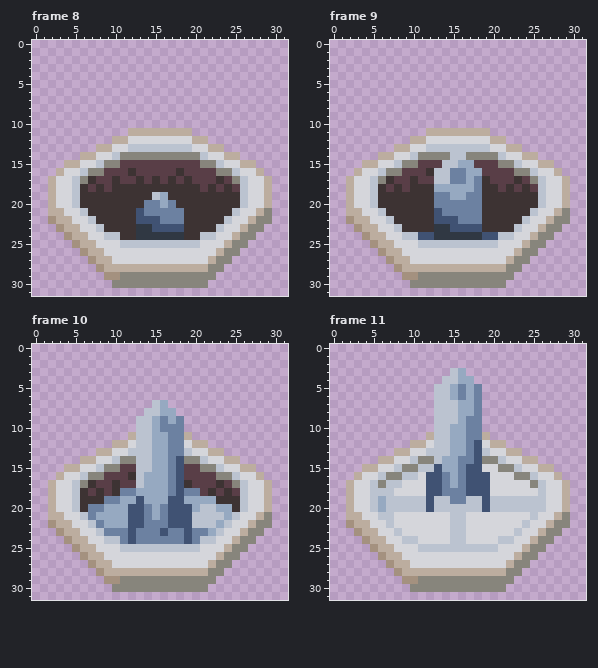
Two versions of one pixel-art file, character/spawners/bot_03_spawner.aseprite. This is how it looked before the edit.
32x32 pixels, 17 frames. Shown: frame 8, frame 9, frame 10, frame 11. The commit also changed other frames, which this record leaves out.
Now the later version:
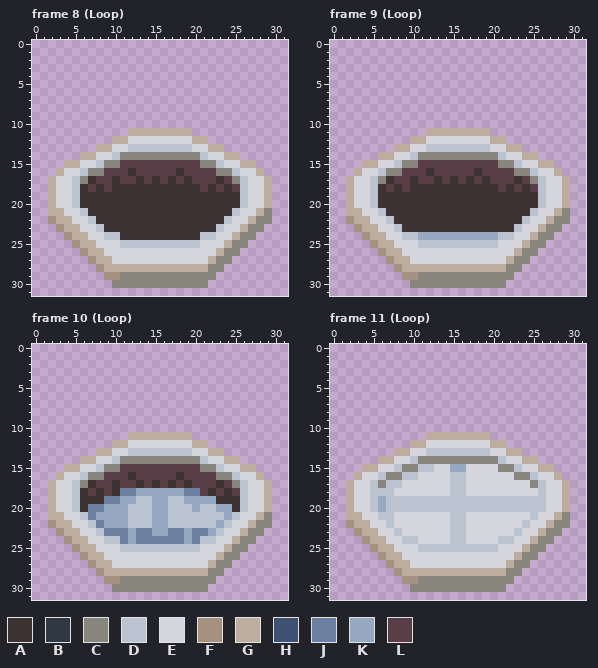
Palette (. is transparent): A #3d3333  B #303843  C #87857c  D #bbc3d0  E #d5d6db  F #a4917f  G #bcad9f  H #405273  J #6c81a1  K #96a9c1  L #593e47
The exact change:
layer "Layer 2" now hidden
Changed rows in their new state; - is an unchanged pixel.
Frame 8 (Loop):
first column x 13:
19 --AA--
20 -AAAA-
21 AAAAAA
22 AAAAAA
23 AAAAAA
24 AAAAAA
Frame 9 (Loop):
first column x 11:
14 ----CC----
15 ---LLLL---
16 --LLLLLA--
17 --ALALAL--
18 --AAAAAA--
19 --AAAAAA--
20 --AAAAAA--
21 --AAAAAA--
22 --AAAAAA--
23 --AAAAAA--
24 KKKKKKKKKK
Frame 10 (Loop):
first column x 12:
 7 ---..---
 8 --....--
 9 -......-
10 -......-
11 -GGGGGG-
12 -EEEEEE-
13 ---DDDD-
14 -CCCCCC-
15 -LLLLLL-
16 -LLLLLA-
17 -ALALAL-
18 -----KK-
19 -DD--DD-
20 DDD-KDDD
21 DDD-KDDD
22 DDDKKDDD
23 K--KK--K
24 K------K
Frame 11 (Loop):
first column x 12:
 3 ---..---
 4 --....--
 5 -......-
 6 -......-
 7 -......-
 8 -......-
 9 -......-
10 -......-
11 -GGGGGG-
12 -EEEEEE-
13 ---DDDD-
14 -CCCCCC-
15 -EE-KEE-
16 EEEDDEEE
17 EEEDDEEE
18 EEEDDEEE
19 D--DD--D
20 D------D
Pixel boxes of the changes (left, top, right, bottom) in both pictures:
changed: (136, 192, 184, 240)
changed: (418, 152, 498, 240)
changed: (128, 400, 192, 544)
changed: (426, 368, 490, 512)
